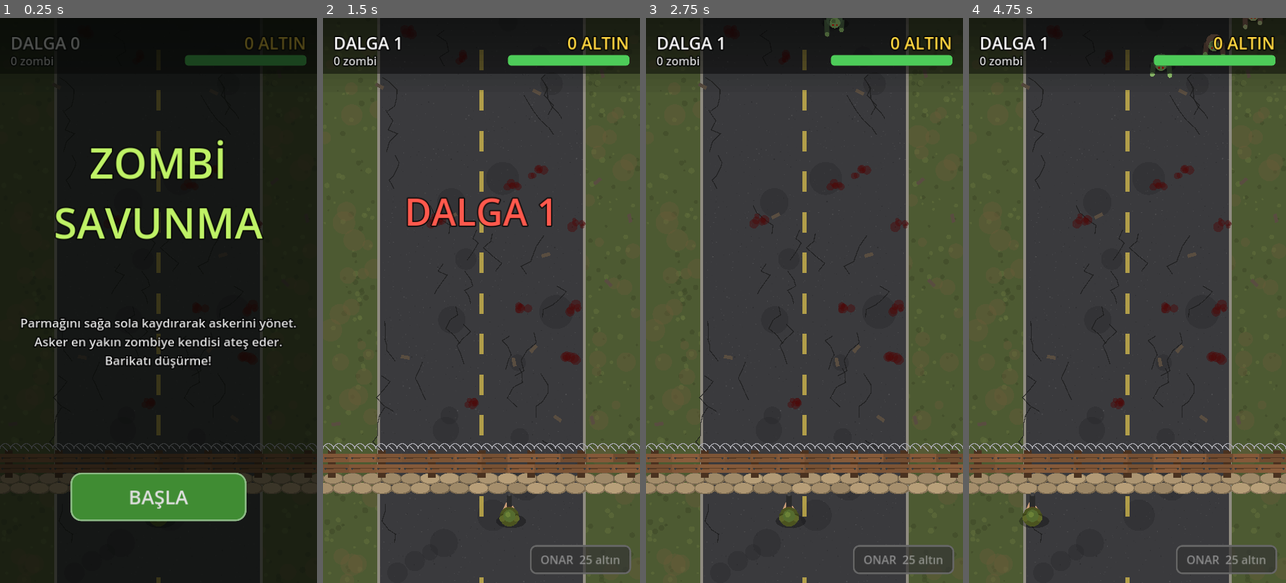
Above: before the commit, frames 1-4 (left to right).
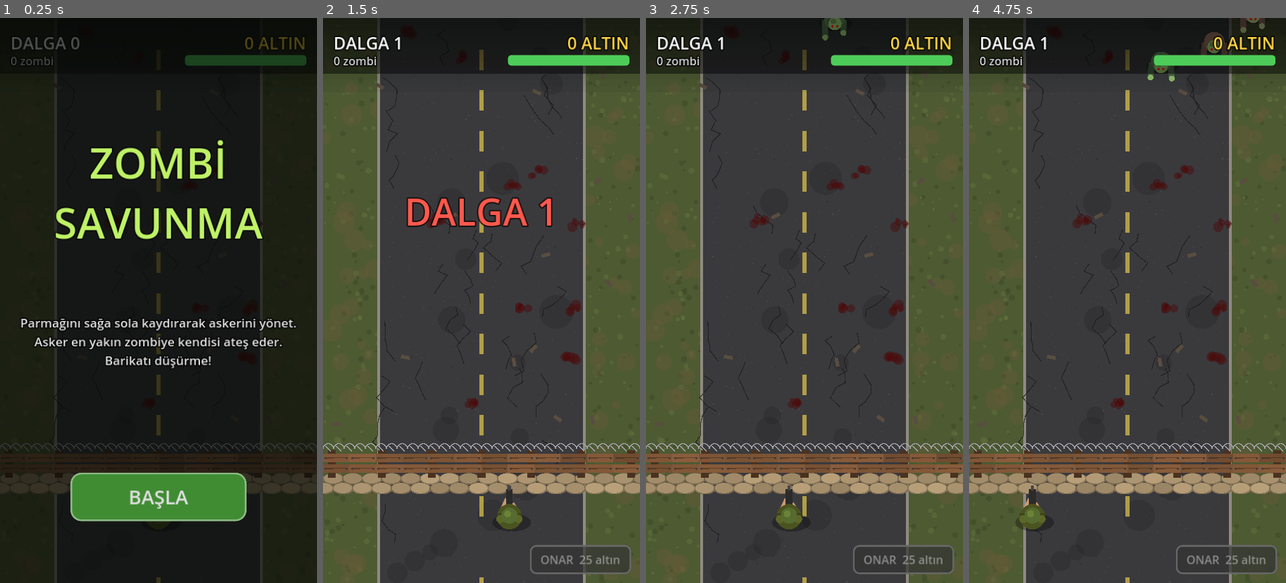
Above: after the commit, the same moments.

Repository: malisah61/zombi-savunma
Game: Godot game, scene res://oyun.tscn
Same seed, same stepped clock (60 frames per second), same inputs: the game is played once before the commit and once after it.
Inputs (mouse positions are in pixels of both pictures, inside the frame that each line leads up to):
- Up to frame 1 (0.25 s): no input
- Up to frame 2 (1.5 s): click "BAŞLA" at 0.5 s; tap Enter at 1.25 s; move the mouse to (551, 272) at 1.27 s; hold Right (ui_right) from 1.28 s (still down); click (551, 272) at 1.42 s
- Up to frame 3 (2.75 s): release Right (ui_right) at 2 s; drag from (741, 328) to (788, 413) at 2.02 s
- Up to frame 4 (4.75 s): move the mouse to (1159, 176) at 2.77 s; hold Right (ui_right) 2.78-3.5 s; drag from (1111, 413) to (1032, 215) at 3.52 s; move the mouse to (1222, 385) at 4.27 s; hold Left (ui_left) from 4.28 s (still down)

The runs differ from the first frame. In frame 2, 0.2% of the frame differs, in the area x 54-63%, y 82-91%; in frame 3, 0.3%; in frame 4, 0.5%, in the area x 14-94%, y 0-91%.

Commit message:
Boyut ayarları, proje notları, günlük ve yol haritası
Co-Authored-By: Claude Opus 5.5 <noreply@anthropic.com>
Claude-Session: https://claude.ai/code/session_01YPoiBXdns49t1yMi9hBNLc

Diff:
--- a/betikler/arayuz.gd
+++ b/betikler/arayuz.gd
@@ -305,6 +305,7 @@
 	if yeni_rekor:
 		metin += "\nYENİ REKOR!"
 	_bitis_metin.text = metin
+	_kart_paneli.visible = false
 	_bitis.visible = true
 	_bitis.modulate.a = 0.0
 	create_tween().tween_property(_bitis, "modulate:a", 1.0, 0.6)
--- a/betikler/oyun.gd
+++ b/betikler/oyun.gd
@@ -73,6 +73,7 @@
 	kahraman.oyun = self
 	kahraman.position = Vector2(genislik / 2, barikat_y + 120)
 	kahraman.hedef_x = genislik / 2
+	kahraman.scale = Vector2(1.3, 1.3)
 	add_child(kahraman)
 	_mermi_katmani = _katman()
 	_efekt_katmani = _katman()
--- a/betikler/zombi.gd
+++ b/betikler/zombi.gd
@@ -3,9 +3,9 @@
 ## Yeni tür eklemek için TURLER sözlüğüne bir kayıt ekle; çizim renkleri de oradan gelir.
 
 const TURLER := {
-	"yuruyen": {"can": 30.0, "hiz": 52.0, "hasar": 6.0, "yaricap": 24.0, "altin": 2,
+	"yuruyen": {"can": 30.0, "hiz": 52.0, "hasar": 6.0, "yaricap": 30.0, "altin": 2,
 		"gomlek": [Color("5d6b7a"), Color("7a5c4d"), Color("4f6b4a"), Color("6b4f6b")], "ten": Color("8fae6b")},
-	"kosucu": {"can": 15.0, "hiz": 135.0, "hasar": 4.0, "yaricap": 19.0, "altin": 3,
+	"kosucu": {"can": 15.0, "hiz": 135.0, "hasar": 4.0, "yaricap": 24.0, "altin": 3,
 		"gomlek": [Color("8c3b3b"), Color("a35a2a")], "ten": Color("a7b86d")},
 }
 
Not shown, added: CLAUDE.md
Not shown, added: GUNLUK.md
Not shown, changed: TASARIM.md
Not shown, added: assets/KAYNAKLAR.md
